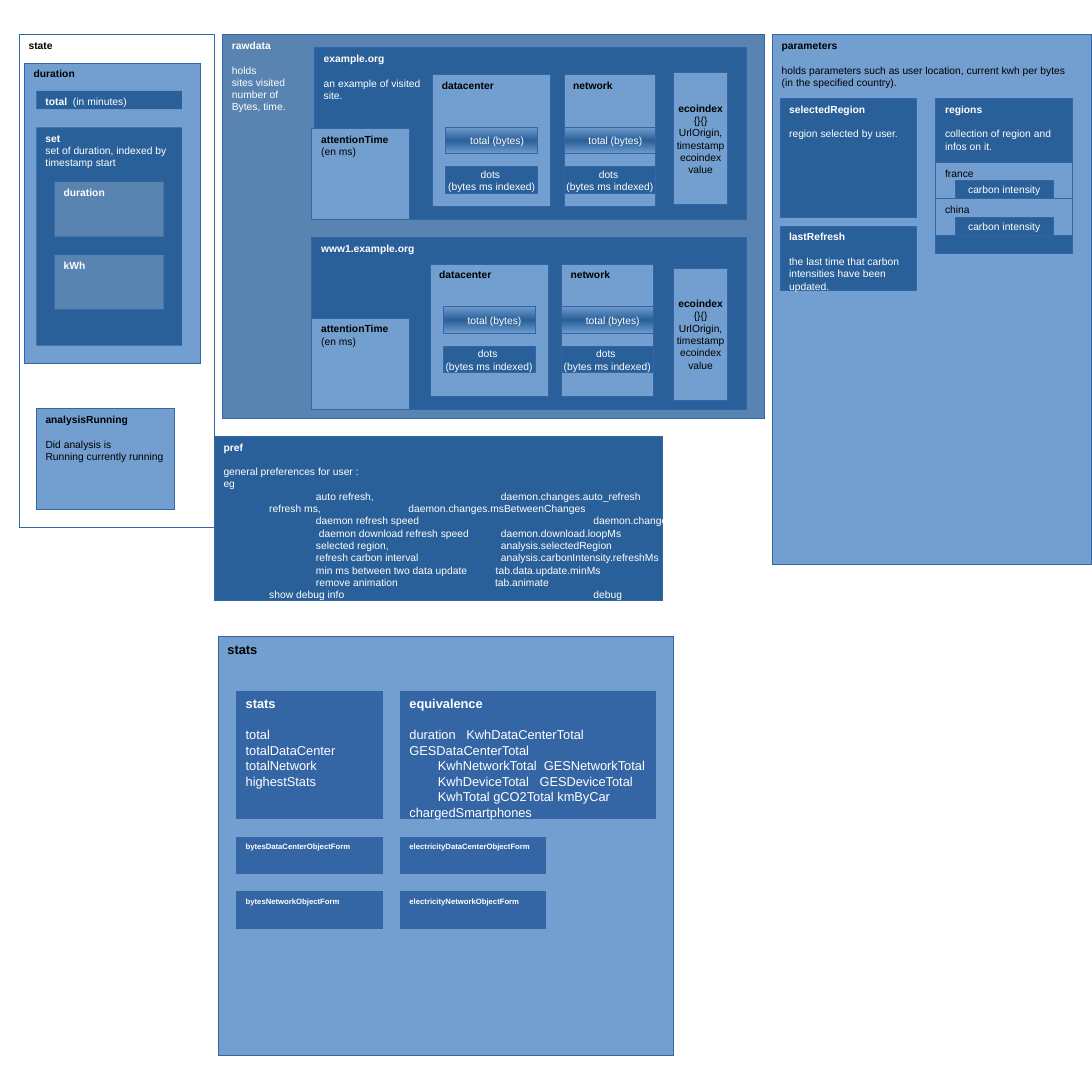
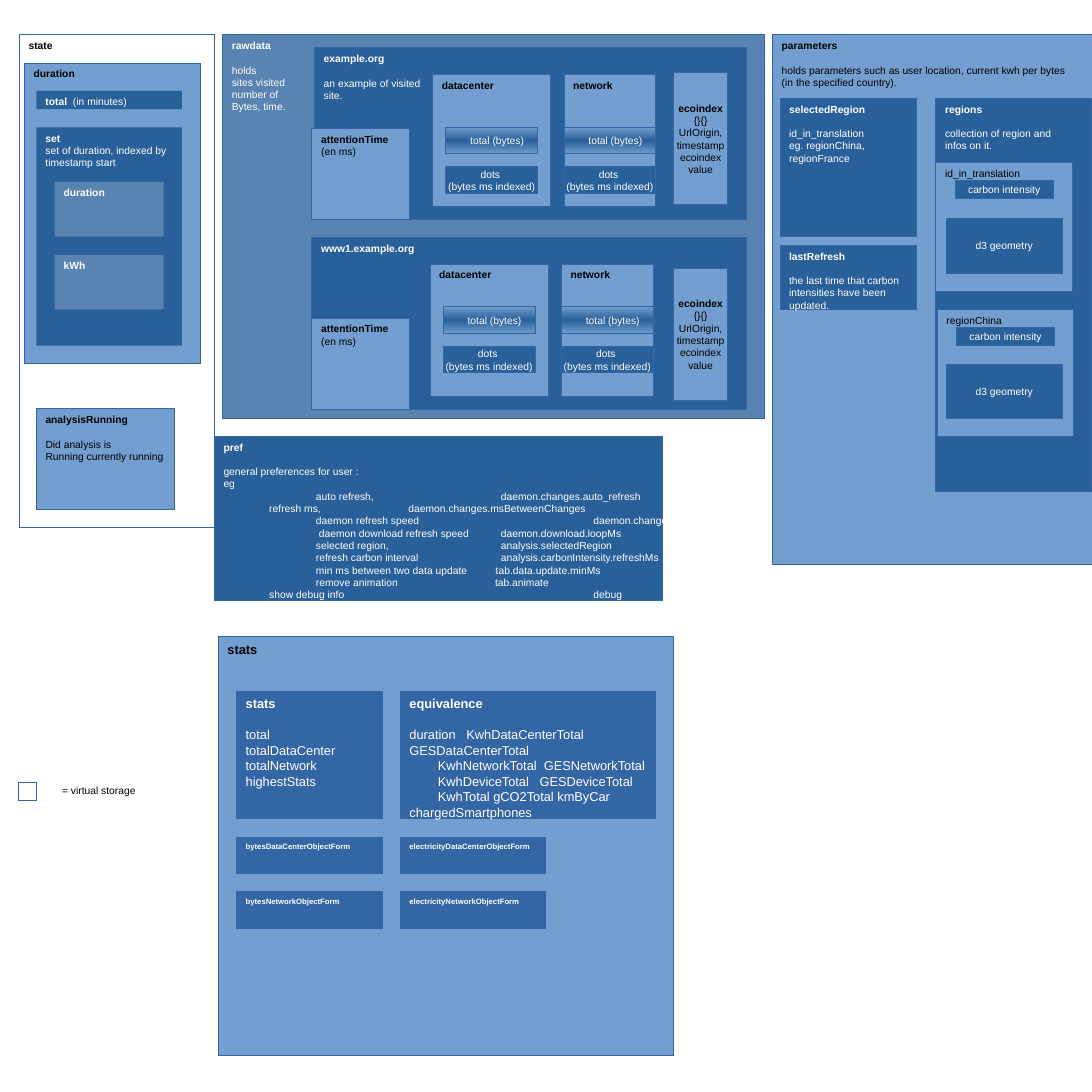
Before and after one commit to AAABBBCCCAAAA/doc, a slide deck: slide 1 of Sans nom 1.odp. Drawn at 1092x1092 pixels with LibreOffice and Linux fonts; fonts in the diff are those of the drawing. Boxes give left, top, right and bottom in pixels: in the first picture for what was removed or moved away, otherwise in the second. Text is boxed around its words. In the diff, an @@ line names an element or a change of style, - is before the commit and + after.

```diff
--- a/Sans nom 1.odp
+++ b/Sans nom 1.odp
@@ rectangle "selectedRegion": place and size @@
-rectangle "selectedRegion" at (780,98,917,217)
+rectangle "selectedRegion" at (780,98,917,237)
@@ rectangle "regions": place and size @@
-rectangle "regions" at (936,98,1073,253)
+rectangle "regions" at (936,98,1092,491)
@@ text in rectangle at (789,129,864,164): text changed @@
-region selected by user.
+id_in_translation
+eg. regionChina,
+regionFrance
@@ rectangle "id_in_translation": place and size @@
-rectangle "id_in_translation" at (936,163,1073,200)
+rectangle "id_in_translation" at (936,163,1073,291)
@@ text in rectangle at (945,169,1020,179): text changed @@
-france
+id_in_translation
@@ rectangle added at (947,218,1062,273), fill #2A6099, outline #3465A4 0 pt, 8 pt, text #FFFFFF @@
+d3 geometry
@@ rectangle "lastRefresh": place and size @@
-rectangle "lastRefresh" at (780,227,917,290)
+rectangle "lastRefresh" at (780,245,917,309)
@@ rectangle "regionChina": place and size @@
-rectangle "regionChina" at (936,199,1073,235)
+rectangle "regionChina" at (938,310,1074,437)
@@ text in rectangle at (946,316,1001,326): text changed @@
-china
+regionChina
@@ rectangle "carbon intensity": place and size @@
-rectangle "carbon intensity" at (955,217,1052,236)
+rectangle "carbon intensity" at (957,327,1054,346)
@@ rectangle added at (947,364,1062,419), fill #2A6099, outline #3465A4 0 pt, 8 pt, text #FFFFFF @@
+d3 geometry
@@ rectangle added at (18,782,37,801), outline #3465A4 0 pt @@
@@ text added at (71,787,135,796), 8 pt, text #000000 @@
+= virtual storage
```
Also in this commit, not shown: 1 other file.
